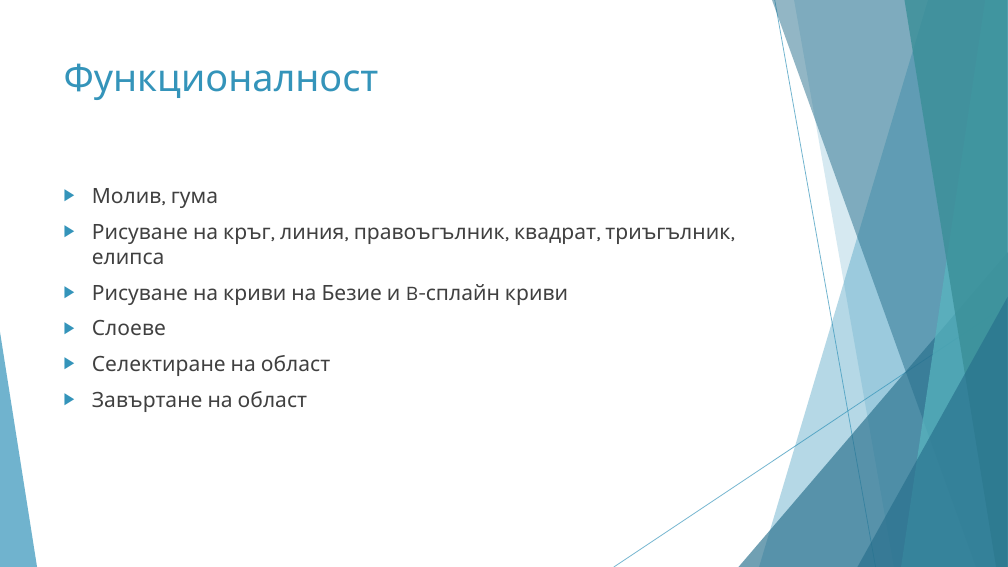
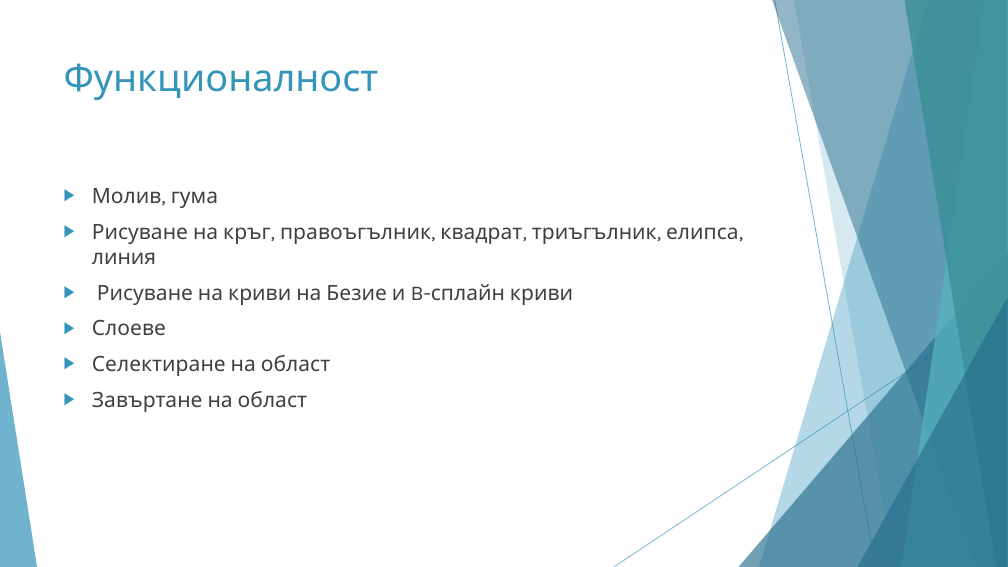
Before and after one commit to todorzhelev/STS, a slide deck: slide 2 of presentation/PresentationFinal.pptx. Drawn at 1008x567 pixels with LibreOffice and Linux fonts; fonts in the diff are those of the drawing. Boxes give left, top, right and bottom in pixels: in the first picture for what was removed or moved away, otherwise in the second. Text is boxed around its words. In the diff, an @@ line names an element or a change of style, - is before the commit and + after.

```diff
--- a/presentation/PresentationFinal.pptx
+++ b/presentation/PresentationFinal.pptx
@@ text at [92, 224, 739, 264]: text changed @@
-▶ Рисуване на кръг, линия, правоъгълник, квадрат, триъгълник, елипса
+▶ Рисуване на кръг, правоъгълник, квадрат, триъгълник, елипса, линия
```
Also in this commit, not shown: 1 other slide changed, 4 slides removed.
